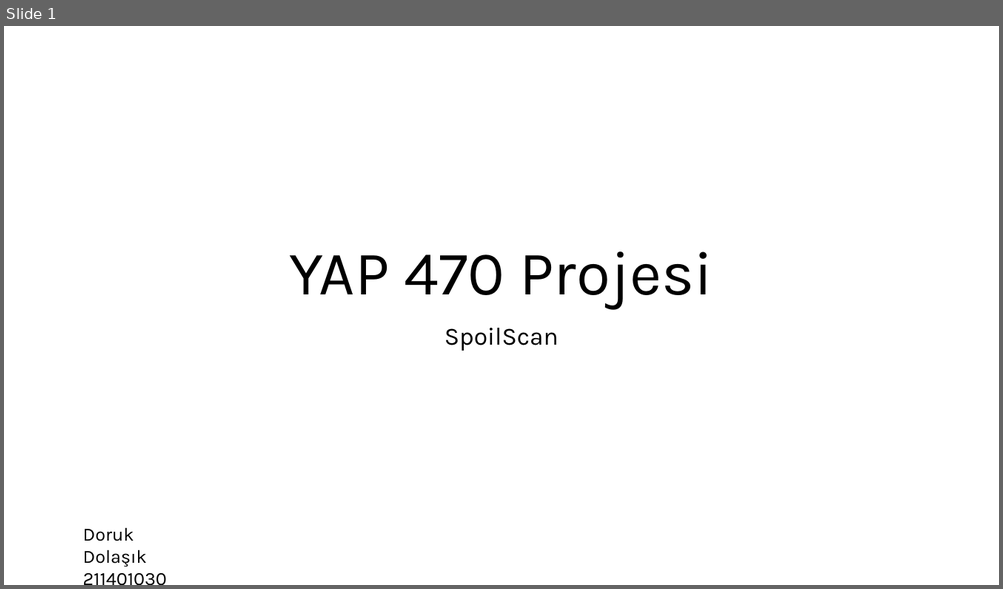
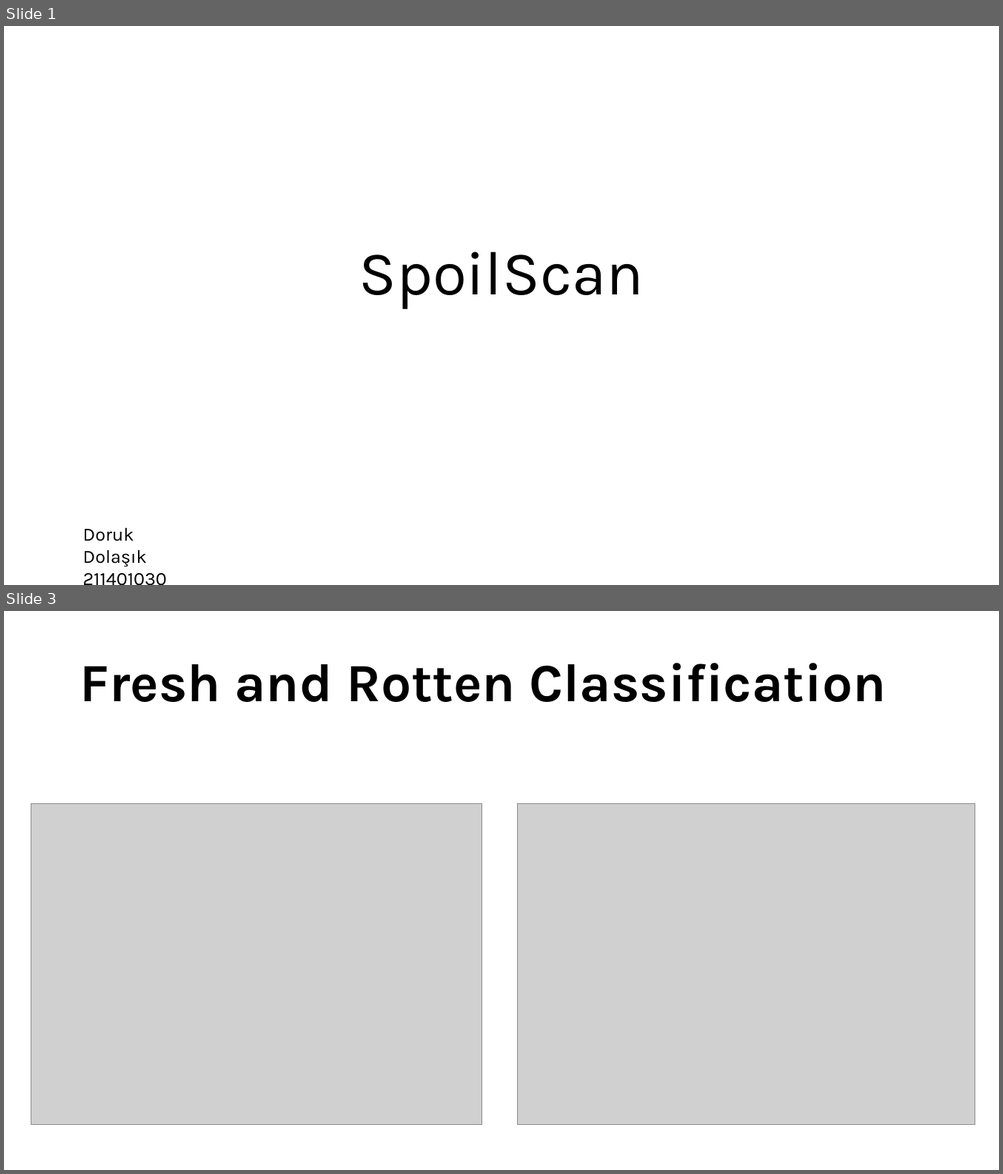
Before and after one commit to dorukdolas/SpoilScanFinal, a slide deck: Sunum.pptx. Shown one above the other, each under a label of ours: slide 1 before the commit, slides 1 and 3 after it; the slides between them are not shown. The pictures are 1003x589 and 1003x1174 pixels, drawn with LibreOffice and Linux fonts; fonts in the diff are those of the drawing; grey boxes stand for pictures. Boxes give left, top, right and bottom in pixels: in the first picture for what was removed or moved away, otherwise in the second. Text is boxed around its words. In the diff, an @@ line names an element or a change of style, - is before the commit and + after.

```diff
--- a/Sunum.pptx
+++ b/Sunum.pptx
@@ slide 3 added at box(4, 611, 999, 1170), background #FFFFFF @@
@@ title added at box(79, 663, 886, 702), 52 pt, text #000000, bold @@
+Fresh and Rotten Classification
@@ picture added at box(31, 804, 482, 1126) @@
@@ picture added at box(518, 804, 975, 1126) @@
@@ slide 1 changed as well @@
@@ title at box(358, 252, 643, 309): text changed @@
-YAP 470 Projesi
+SpoilScan
@@ subtitle removed at box(444, 328, 558, 351) @@
-SpoilScan
```
Also in this commit, not shown: 5 other slides added, 5 slides removed, 3 other files.
